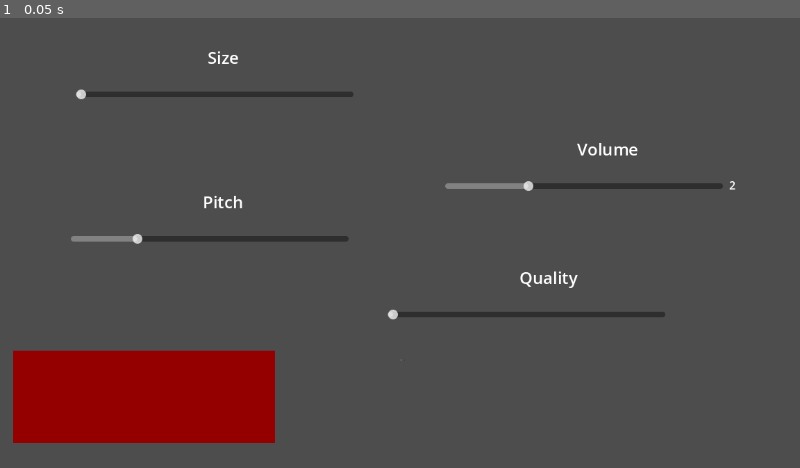
Above: before the commit, frame 1.
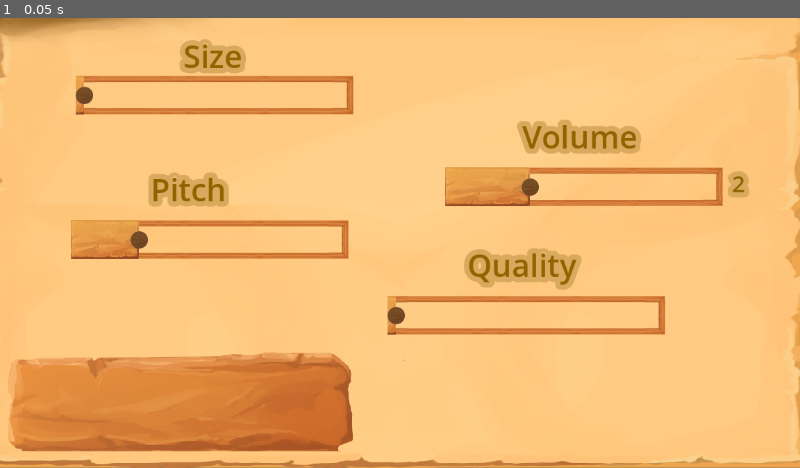
Above: after the commit, the same moment.

Repository: Benjamin-Fever/Global-Game-Jam-2024
Game: Godot game, scene res://even_more.tscn
The game is run twice, just before and just after one commit, with the same random seed, the same clock (stepped at 60 frames per second) and the same inputs. This scene is started directly instead of the project's main scene.
Inputs:
- Up to frame 1 (0.05 s): no input

The runs differ from the first frame. In frame 1, 100% of the frame differs, in the area x 0-100%, y 0-100%.

Commit message:
change even more page

Diff:
--- a/even_more.tscn
+++ b/even_more.tscn
@@ -1,6 +1,14 @@
-[gd_scene load_steps=2 format=3 uid="uid://dussan2tby548"]
+[gd_scene load_steps=7 format=3 uid="uid://dussan2tby548"]
 
 [ext_resource type="Script" path="res://even_more_options.gd" id="1_eauyq"]
+[ext_resource type="Texture2D" uid="uid://dc6vm774q3ep0" path="res://CasualUI_16_3.png" id="2_po5pq"]
+[ext_resource type="Theme" uid="uid://3emaiq3m2bd3" path="res://slider_theme.tres" id="3_oyurl"]
+[ext_resource type="Texture2D" uid="uid://dh0of7u4idh7u" path="res://CasualUI_16_1.png" id="4_0650g"]
+[ext_resource type="Texture2D" uid="uid://c11575iqc4e4u" path="res://CasualUI_15_2.png" id="4_hperr"]
+
+[sub_resource type="AtlasTexture" id="AtlasTexture_202wi"]
+atlas = ExtResource("4_0650g")
+region = Rect2(0, 0, 812, 169)
 
 [node name="Even More" type="Control" node_paths=PackedStringArray("syncNode", "syncPosNode")]
 layout_mode = 3
@@ -10,8 +18,24 @@
 grow_horizontal = 2
 grow_vertical = 2
 script = ExtResource("1_eauyq")
-syncNode = [NodePath("size"), NodePath("volume"), NodePath("pitch"), NodePath("Quality"), NodePath("VSync"), NodePath("ColorRect")]
+syncNode = [NodePath("size"), NodePath("volume"), NodePath("pitch"), NodePath("Quality"), NodePath("VSync"), NodePath("TextureRect")]
 syncPosNode = [NodePath("sizePos"), NodePath("volumePos"), NodePath("pitchPos"), NodePath("qualityPos"), NodePath("vSyncPos"), NodePath("rectPos")]
+
+[node name="Background" type="TextureRect" parent="."]
+layout_mode = 1
+anchors_preset = 8
+anchor_left = 0.5
+anchor_top = 0.5
+anchor_right = 0.5
+anchor_bottom = 0.5
+offset_left = -617.0
+offset_top = -342.0
+offset_right = 595.0
+offset_bottom = 326.0
+grow_horizontal = 2
+grow_vertical = 2
+texture = ExtResource("2_po5pq")
+expand_mode = 3
 
 [node name="size" type="HSlider" parent="."]
 layout_mode = 1
@@ -27,18 +51,31 @@
 grow_horizontal = 2
 grow_vertical = 2
 pivot_offset = Vector2(8, 8)
+theme = ExtResource("3_oyurl")
 min_value = 1.0
 max_value = 50.0
 step = 0.1
 value = 1.0
 
-[node name="Label" type="Label" parent="size"]
-layout_mode = 0
-offset_left = 190.0
-offset_top = -58.0
-offset_right = 274.0
-offset_bottom = -24.0
-theme_override_font_sizes/font_size = 24
+[node name="Label2" type="Label" parent="size"]
+layout_mode = 1
+anchors_preset = 8
+anchor_left = 0.5
+anchor_top = 0.5
+anchor_right = 0.5
+anchor_bottom = 0.5
+offset_left = -45.0
+offset_top = -88.5
+offset_right = 113.0
+offset_bottom = -25.5
+grow_horizontal = 2
+grow_vertical = 2
+theme_override_colors/font_color = Color(0.572549, 0.392157, 0, 1)
+theme_override_colors/font_shadow_color = Color(0.85098, 0.662745, 0.364706, 1)
+theme_override_constants/shadow_offset_x = 0
+theme_override_constants/shadow_offset_y = 0
+theme_override_constants/shadow_outline_size = 30
+theme_override_font_sizes/font_size = 45
 text = "Size"
 
 [node name="volume" type="HSlider" parent="."]
@@ -55,24 +92,50 @@
 grow_horizontal = 2
 grow_vertical = 2
 pivot_offset = Vector2(2, 7)
+theme = ExtResource("3_oyurl")
 max_value = 34.0
 value = 10.0
 
-[node name="Label" type="Label" parent="volume"]
-layout_mode = 0
-offset_left = 190.0
-offset_top = -58.0
-offset_right = 274.0
-offset_bottom = -24.0
-theme_override_font_sizes/font_size = 24
+[node name="Label2" type="Label" parent="volume"]
+layout_mode = 1
+anchors_preset = 8
+anchor_left = 0.5
+anchor_top = 0.5
+anchor_right = 0.5
+anchor_bottom = 0.5
+offset_left = -89.0
+offset_top = -104.0
+offset_right = 77.0
+offset_bottom = -41.0
+grow_horizontal = 2
+grow_vertical = 2
+theme_override_colors/font_color = Color(0.572549, 0.392157, 0, 1)
+theme_override_colors/font_shadow_color = Color(0.85098, 0.662745, 0.364706, 1)
+theme_override_constants/shadow_offset_x = 0
+theme_override_constants/shadow_offset_y = 0
+theme_override_constants/shadow_outline_size = 30
+theme_override_font_sizes/font_size = 45
 text = "Volume"
 
 [node name="PrimeNo" type="Label" parent="volume"]
-layout_mode = 0
-offset_left = 409.0
-offset_top = -1.0
-offset_right = 449.0
-offset_bottom = 22.0
+layout_mode = 1
+anchors_preset = 8
+anchor_left = 0.5
+anchor_top = 0.5
+anchor_right = 0.5
+anchor_bottom = 0.5
+offset_left = 213.0
+offset_top = -28.5
+offset_right = 379.0
+offset_bottom = 34.5
+grow_horizontal = 2
+grow_vertical = 2
+theme_override_colors/font_color = Color(0.572549, 0.392157, 0, 1)
+theme_override_colors/font_shadow_color = Color(0.85098, 0.662745, 0.364706, 1)
+theme_override_constants/shadow_offset_x = 0
+theme_override_constants/shadow_offset_y = 0
+theme_override_constants/shadow_outline_size = 30
+theme_override_font_sizes/font_size = 33
 text = "2.0"
 
 [node name="pitch" type="HSlider" parent="."]
@@ -89,18 +152,31 @@
 grow_horizontal = 2
 grow_vertical = 2
 pivot_offset = Vector2(3, 11)
+theme = ExtResource("3_oyurl")
 min_value = 0.1
 max_value = 4.0
 step = 0.1
 value = 1.0
 
-[node name="Label" type="Label" parent="pitch"]
-layout_mode = 0
-offset_left = 190.0
-offset_top = -58.0
-offset_right = 274.0
-offset_bottom = -24.0
-theme_override_font_sizes/font_size = 24
+[node name="Label2" type="Label" parent="pitch"]
+layout_mode = 1
+anchors_preset = 8
+anchor_left = 0.5
+anchor_top = 0.5
+anchor_right = 0.5
+anchor_bottom = 0.5
+offset_left = -85.0
+offset_top = -104.0
+offset_right = 73.0
+offset_bottom = -41.0
+grow_horizontal = 2
+grow_vertical = 2
+theme_override_colors/font_color = Color(0.572549, 0.392157, 0, 1)
+theme_override_colors/font_shadow_color = Color(0.85098, 0.662745, 0.364706, 1)
+theme_override_constants/shadow_offset_x = 0
+theme_override_constants/shadow_offset_y = 0
+theme_override_constants/shadow_outline_size = 30
+theme_override_font_sizes/font_size = 45
 text = "Pitch"
 
 [node name="Quality" type="HSlider" parent="."]
@@ -117,18 +193,32 @@
 grow_horizontal = 2
 grow_vertical = 2
 pivot_offset = Vector2(3, 7)
+theme = ExtResource("3_oyurl")
 max_value = 10.0
 
-[node name="Label" type="Label" parent="Quality"]
-layout_mode = 0
-offset_left = 190.0
-offset_top = -58.0
-offset_right = 274.0
-offset_bottom = -24.0
-theme_override_font_sizes/font_size = 24
+[node name="Label2" type="Label" parent="Quality"]
+layout_mode = 1
+anchors_preset = 8
+anchor_left = 0.5
+anchor_top = 0.5
+anchor_right = 0.5
+anchor_bottom = 0.5
+offset_left = -85.0
+offset_top = -104.0
+offset_right = 73.0
+offset_bottom = -41.0
+grow_horizontal = 2
+grow_vertical = 2
+theme_override_colors/font_color = Color(0.572549, 0.392157, 0, 1)
+theme_override_colors/font_shadow_color = Color(0.85098, 0.662745, 0.364706, 1)
+theme_override_constants/shadow_offset_x = 0
+theme_override_constants/shadow_offset_y = 0
+theme_override_constants/shadow_outline_size = 30
+theme_override_font_sizes/font_size = 45
 text = "Quality"
 
 [node name="VSync" type="CheckBox" parent="."]
+top_level = true
 layout_mode = 0
 offset_left = 581.0
 offset_top = 481.0
@@ -146,28 +236,52 @@
 offset_bottom = 22.0
 text = "VSync"
 
-[node name="Start Button" type="Button" parent="."]
-layout_mode = 1
-anchors_preset = 8
-anchor_left = 0.5
-anchor_top = 0.5
-anchor_right = 0.5
-anchor_bottom = 0.5
-offset_left = -530.0
-offset_top = 176.0
-offset_right = -213.919
-offset_bottom = 257.011
-grow_horizontal = 2
-grow_vertical = 2
+[node name="Start Button" type="TextureButton" parent="."]
+layout_mode = 1
+anchors_preset = 8
+anchor_left = 0.5
+anchor_top = 0.5
+anchor_right = 0.5
+anchor_bottom = 0.5
+offset_left = -580.0
+offset_top = 164.0
+offset_right = -227.0
+offset_bottom = 297.001
+grow_horizontal = 2
+grow_vertical = 2
+scale = Vector2(0.7, 0.7)
+pivot_offset = Vector2(188.571, 70)
+texture_normal = ExtResource("4_hperr")
+
+[node name="Label" type="Label" parent="Start Button"]
+layout_mode = 1
+anchors_preset = 8
+anchor_left = 0.5
+anchor_top = 0.5
+anchor_right = 0.5
+anchor_bottom = 0.5
+offset_left = -99.6616
+offset_top = -60.9263
+offset_right = 97.3384
+offset_bottom = 54.0737
+grow_horizontal = 2
+grow_vertical = 2
+theme_override_colors/font_color = Color(0.282353, 0.176471, 0.0431373, 0.603922)
+theme_override_colors/font_shadow_color = Color(0, 0, 0, 0.137255)
+theme_override_constants/shadow_offset_x = 0
+theme_override_constants/shadow_offset_y = 0
+theme_override_constants/shadow_outline_size = 26
+theme_override_font_sizes/font_size = 84
 text = "Start"
 
-[node name="ColorRect" type="ColorRect" parent="."]
+[node name="TextureRect" type="TextureRect" parent="."]
 layout_mode = 0
-offset_left = 19.0
-offset_top = 479.0
-offset_right = 396.0
-offset_bottom = 612.0
-color = Color(0.580392, 0, 0, 1)
+offset_left = 12.0
+offset_top = 481.0
+offset_right = 824.0
+offset_bottom = 650.0
+scale = Vector2(0.617399, 0.845033)
+texture = SubResource("AtlasTexture_202wi")
 
 [node name="sizePos" type="Control" parent="."]
 layout_mode = 1
@@ -176,10 +290,10 @@
 anchor_top = 0.5
 anchor_right = 0.5
 anchor_bottom = 0.5
-offset_left = -20.0
-offset_top = -209.0
-offset_right = 20.0
-offset_bottom = -169.0
+offset_left = -211.0
+offset_top = -256.0
+offset_right = -171.0
+offset_bottom = -216.0
 grow_horizontal = 2
 grow_vertical = 2
 
@@ -190,10 +304,10 @@
 anchor_top = 0.5
 anchor_right = 0.5
 anchor_bottom = 0.5
-offset_left = -20.0
-offset_top = -93.0
-offset_right = 20.0
-offset_bottom = -53.0
+offset_left = -211.0
+offset_top = -126.0
+offset_right = -171.0
+offset_bottom = -86.0
 grow_horizontal = 2
 grow_vertical = 2
 
@@ -204,10 +318,10 @@
 anchor_top = 0.5
 anchor_right = 0.5
 anchor_bottom = 0.5
-offset_left = -20.0
-offset_top = -6.0
-offset_right = 20.0
-offset_bottom = 34.0
+offset_left = -211.0
+offset_top = 13.0
+offset_right = -171.0
+offset_bottom = 53.0
 grow_horizontal = 2
 grow_vertical = 2
 
@@ -218,10 +332,10 @@
 anchor_top = 0.5
 anchor_right = 0.5
 anchor_bottom = 0.5
-offset_left = -20.0
-offset_top = 85.0
-offset_right = 20.0
-offset_bottom = 125.0
+offset_left = -208.0
+offset_top = 117.0
+offset_right = -168.0
+offset_bottom = 157.0
 grow_horizontal = 2
 grow_vertical = 2
 
@@ -232,10 +346,10 @@
 anchor_top = 0.5
 anchor_right = 0.5
 anchor_bottom = 0.5
-offset_left = -20.0
-offset_top = 164.0
-offset_right = 20.0
-offset_bottom = 204.0
+offset_left = -5.0
+offset_top = 184.0
+offset_right = 35.0
+offset_bottom = 224.0
 grow_horizontal = 2
 grow_vertical = 2
 
@@ -246,10 +360,10 @@
 anchor_top = 0.5
 anchor_right = 0.5
 anchor_bottom = 0.5
-offset_left = -20.0
-offset_top = 259.0
-offset_right = 20.0
-offset_bottom = 299.0
+offset_left = -211.0
+offset_top = 249.0
+offset_right = -171.0
+offset_bottom = 289.0
 grow_horizontal = 2
 grow_vertical = 2
 
Binary file added: CasualUI_16_1.png
Not shown, added: CasualUI_16_1.png.import
